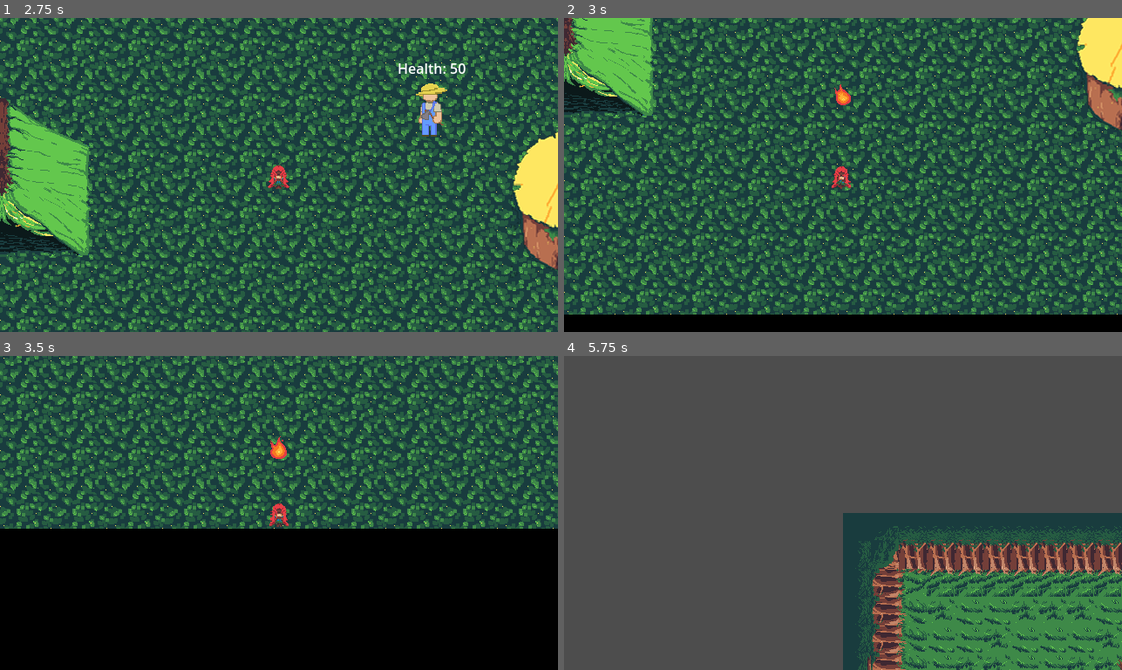
Above: before the commit, frames 1-4 (two rows, left to right).
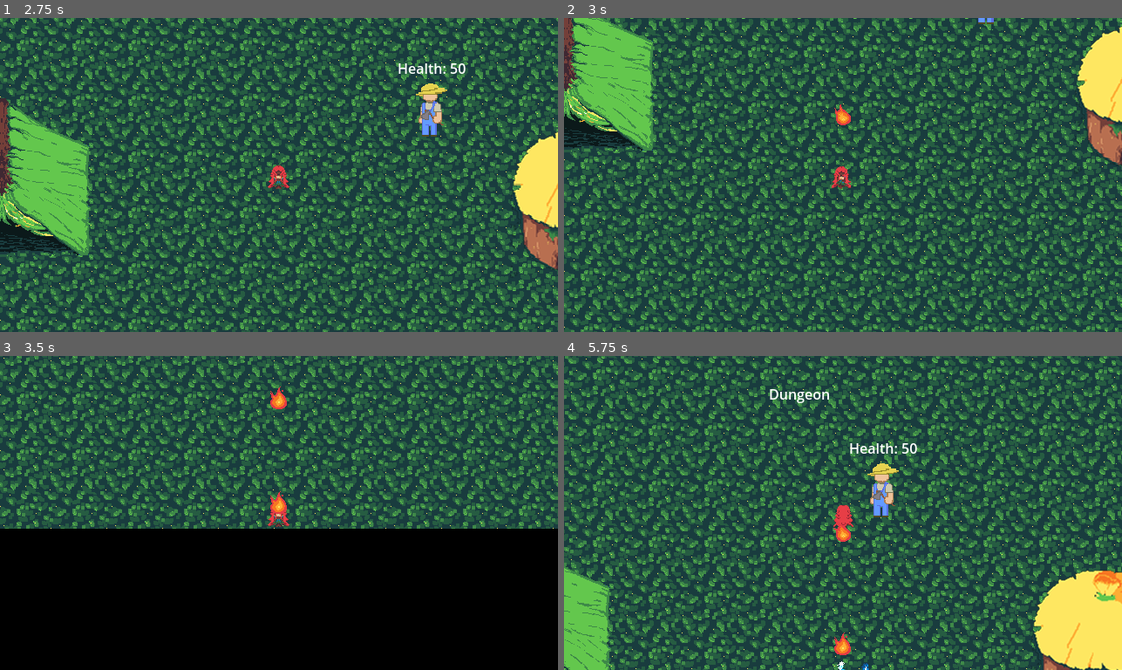
Above: after the commit, the same moments.

Repository: SamuelMTL/AmazonProject
Game: Godot game, scene res://scenes/MainMenuScene/MainMenu.tscn
Same seed, same stepped clock (60 frames per second), same inputs: the game is played once before the commit and once after it. Sound files missing from this copy of the repository are replaced by a short silence.
Inputs (mouse positions are in pixels of both pictures, inside the frame that each line leads up to):
- Up to frame 1 (2.75 s): click "Play" at 0.5 s; move the mouse to (401, 159) at 1.27 s; hold Right (ui_right) 1.28-2 s; tap R (BoitataPower) at 1.35 s; click "Pular cutscene" at 2 s
- Up to frame 2 (3 s): move the mouse to (731, 190) at 2.77 s; hold Down (ui_down) from 2.78 s (still down); tap Q (CurupiraPower) at 2.85 s
- Up to frame 3 (3.5 s): keep holding Down (ui_down)
- Up to frame 4 (5.75 s): move the mouse to (898, 443) at 3.52 s; release Down (ui_down) at 3.53 s; hold Right (ui_right) 3.53-4.25 s; tap H (Habilidades) at 3.6 s; click "Voltar" at 4.25 s; move the mouse to (815, 575) at 5.02 s; hold Up (ui_up) from 5.03 s (still down); tap E (IaraPower) at 5.1 s

Frame 1 is identical in both runs. In frame 2, 67% of the frame differs, in the area x 0-100%, y 0-100%; in frame 3, 0.5%; in frame 4, 95%.

Commit message:
correçoes

Diff:
--- a/amazonproject/scripts/global.gd
+++ b/amazonproject/scripts/global.gd
@@ -6,7 +6,7 @@
 var player_max_health = 100
 var player_health = 100
 
-var player_speed = 400
+var player_speed = 300
 
 func update_stats():
 	if PlayerInventory.armors.has("Lança de Madeira Petrificada"):
--- a/amazonproject/scripts/player_inventory.gd
+++ b/amazonproject/scripts/player_inventory.gd
@@ -47,3 +47,4 @@
 	if armor_name not in armors:
 		armors.append(armor_name)
 		print("armaduras no inventario: " + str(armors))
+		Global.update_stats()
